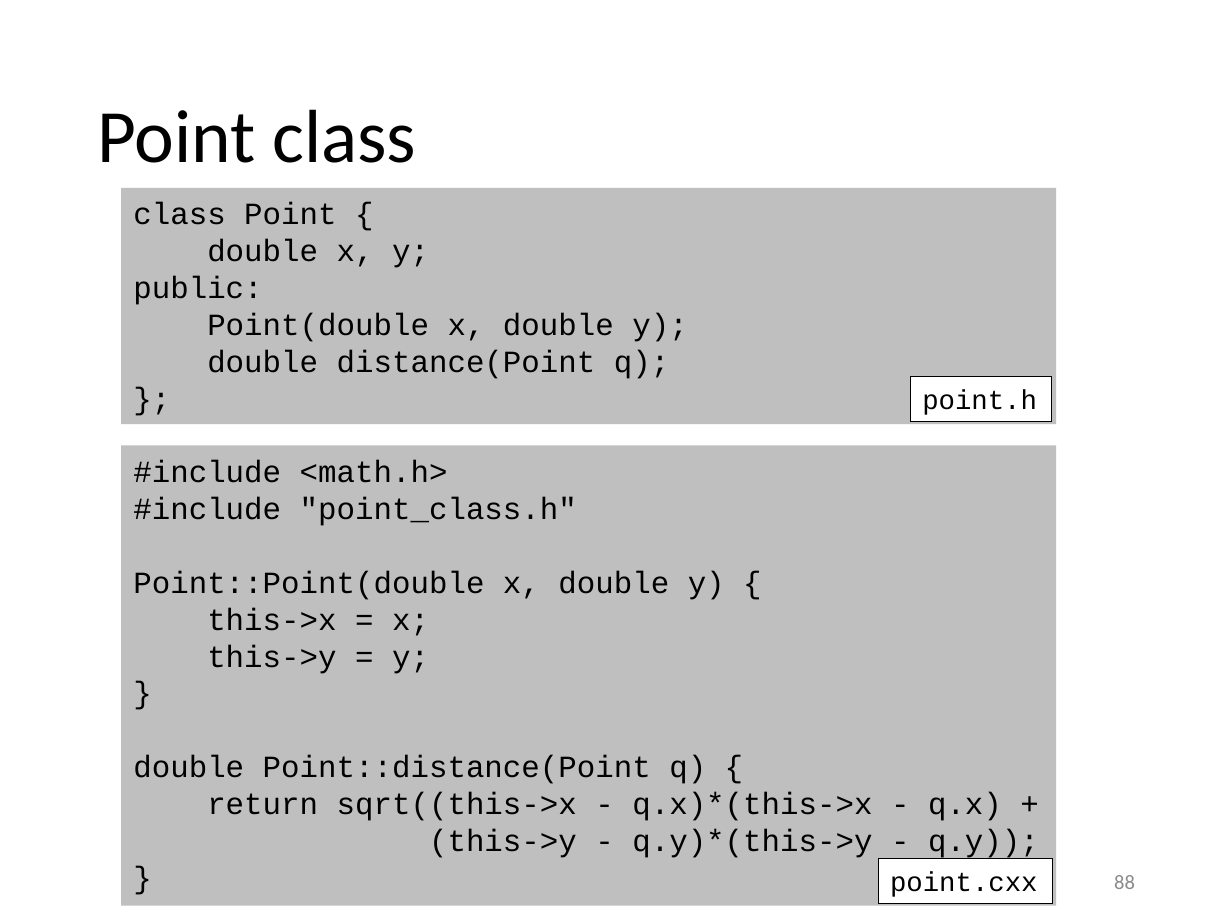
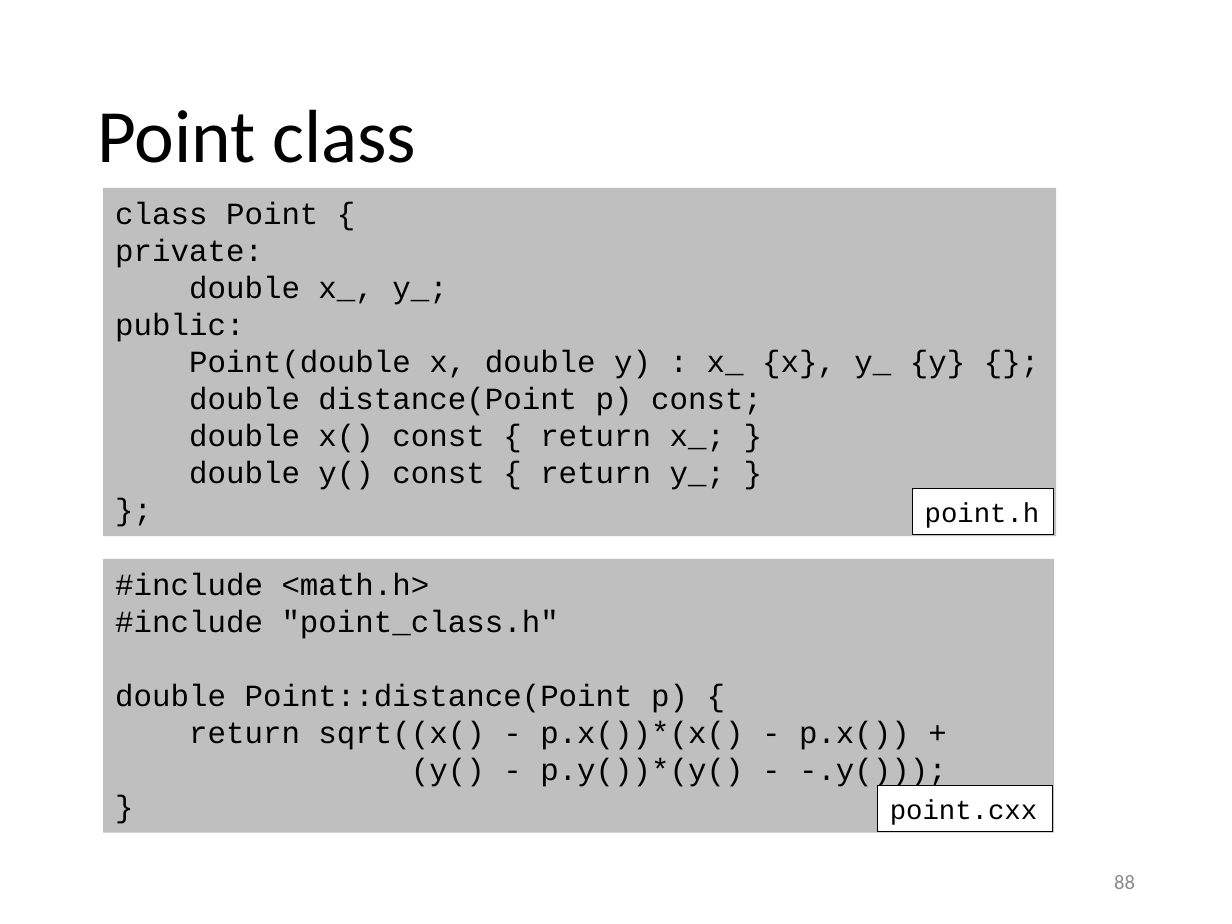
Before and after one commit to gjbex/Python-for-HPC, a slide deck: slide 88 of python_for_hpc.pptx. Drawn at 1232x924 pixels with LibreOffice and Linux fonts; fonts in the diff are those of the drawing. Boxes give left, top, right and bottom in pixels: in the first picture for what was removed or moved away, otherwise in the second. Text is boxed around its words. In the diff, an @@ line names an element or a change of style, - is before the commit and + after.

```diff
--- a/python_for_hpc.pptx
+++ b/python_for_hpc.pptx
@@ rectangle "class Point {": place and size @@
-rectangle "class Point {" at [121, 187, 1056, 424]
+rectangle "class Point {" at [103, 187, 1057, 536]
@@ text in rectangle at [115, 239, 447, 305]: text changed @@
-double x, y;
+private:
+double x_, y_;
@@ text in rectangle at [189, 350, 965, 490]: text changed @@
-Point(double x, double y);
-double distance(Point q);
+Point(double x, double y) : x_ {x}, y_ {y} {};
+double distance(Point p) const;
+double x() const { return x_; }
+double y() const { return y_; }
@@ rectangle "point.h": place and size @@
-rectangle "point.h" at [910, 376, 1052, 421]
+rectangle "point.h" at [913, 489, 1055, 535]
@@ rectangle "#include <math.h>": place and size @@
-rectangle "#include <math.h>" at [121, 446, 1056, 907]
+rectangle "#include <math.h>" at [103, 559, 1055, 833]
@@ text in rectangle at [115, 684, 947, 789]: text changed @@
-Point::Point(double x, double y) {
-this->x = x;
-this->y = y;
-}
-double Point::distance(Point q) {
-return sqrt((this->x - q.x)*(this->x - q.x) +
-(this->y - q.y)*(this->y - q.y));
-}
+double Point::distance(Point p) {
+return sqrt((x() - p.x())*(x() - p.x()) +
+(y() - p.y())*(y() - -.y()));
+}
@@ rectangle "point.cxx": place and size @@
-rectangle "point.cxx" at [878, 859, 1053, 904]
+rectangle "point.cxx" at [877, 786, 1052, 832]
```
Also in this commit, not shown: 7 other slides changed.
